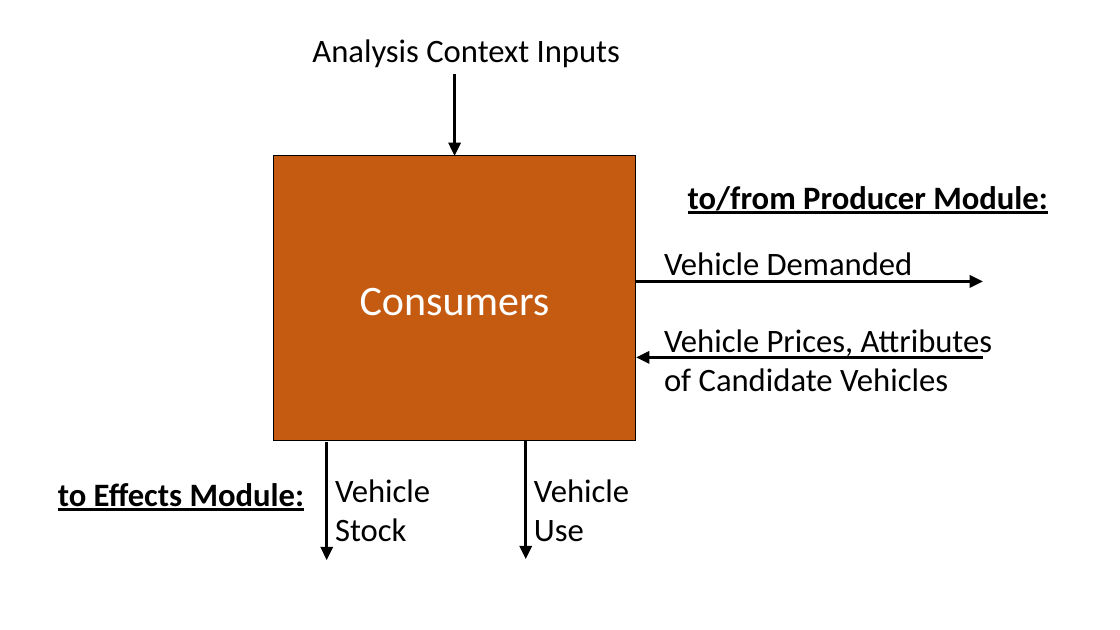
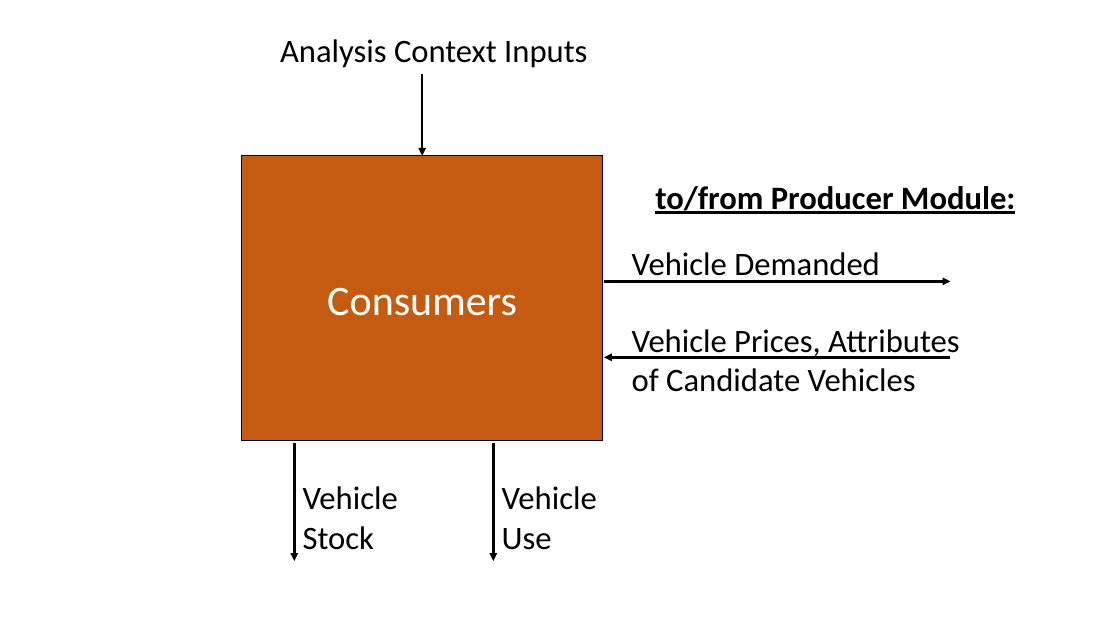
Before and after one commit to USEPA/EPA_OMEGA_Model, a slide deck: slide 6 of doc/source/_static/raw_figures.pptx (slide 5 before the commit). Drawn at 1120x630 pixels with LibreOffice and Linux fonts; fonts in the diff are those of the drawing. Boxes give left, top, right and bottom in pixels: in the first picture for what was removed or moved away, otherwise in the second. Text is boxed around its words. In the diff, an @@ line names an element or a change of style, - is before the commit and + after.

```diff
--- a/doc/source/_static/raw_figures.pptx
+++ b/doc/source/_static/raw_figures.pptx
@@ 2 texts, 1 rectangle, 1 arrow: place and size @@
-2 texts, 1 rectangle, 1 arrow at (274,39,1047,441)
+2 texts, 1 rectangle, 1 arrow at (242,39,1015,441)
@@ 4 arrows, 2 texts: place and size @@
-4 arrows, 2 texts at (327,252,992,560)
+4 arrows, 2 texts at (294,252,959,561)
@@ text "Vehicle Stock": place and size @@
-text "Vehicle Stock" at (335,479,430,542)
+text "Vehicle Stock" at (303,486,398,550)
@@ text "Vehicle Use": place and size @@
-text "Vehicle Use" at (534,479,629,542)
+text "Vehicle Use" at (502,486,597,550)
@@ text removed at (58,483,304,511) @@
-to Effects Module:
```
Also in this commit, not shown: 2 other slides changed, 1 slide added, 3 other files.
